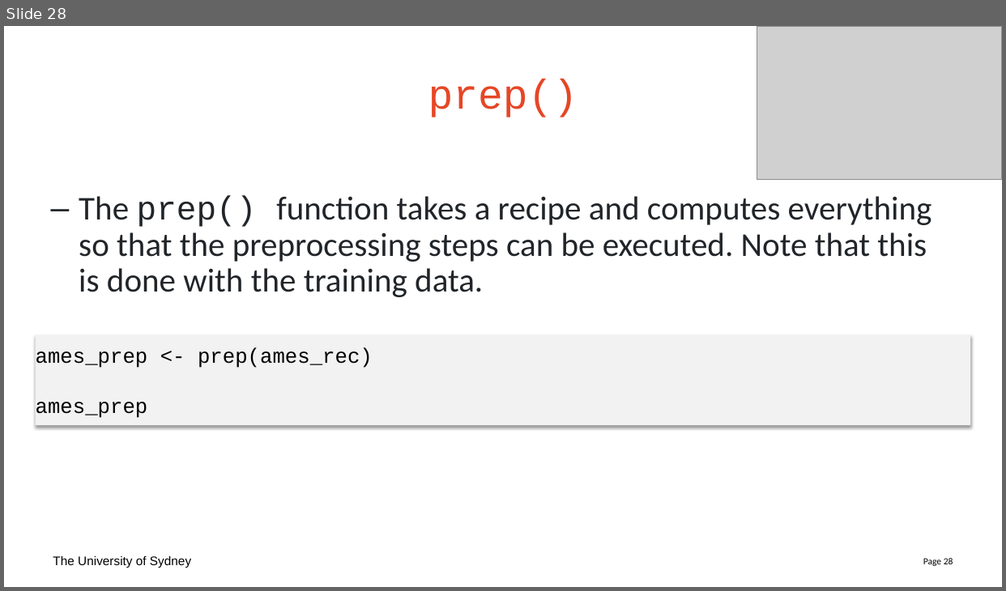
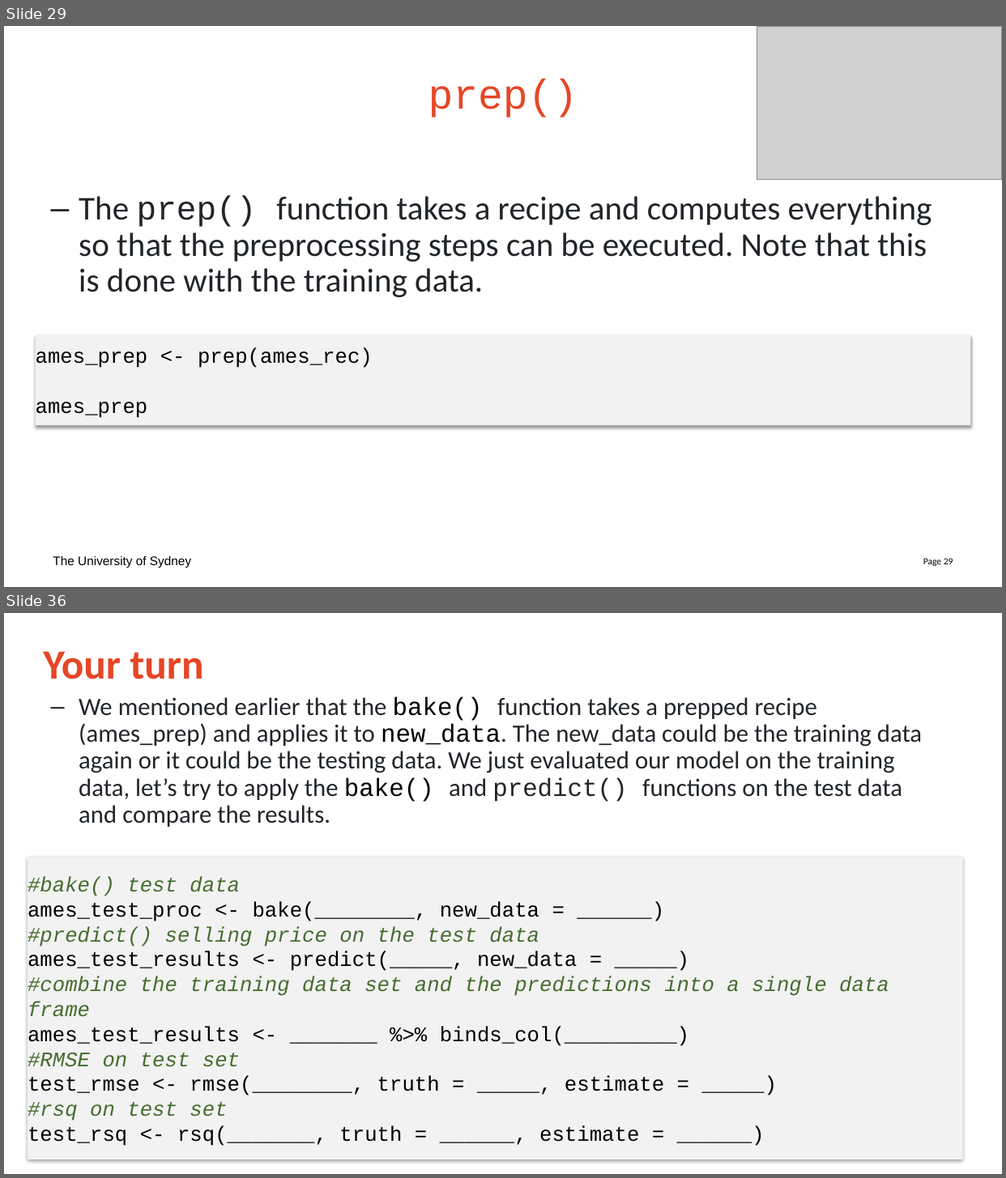
Before and after one commit to Sydney-Informatics-Hub/lessons_mlr_tidymodels, a slide deck: slides/slides.pptx. Shown one above the other, each under a label of ours: slide 28 before the commit, slides 29 and 36 after it; the slides between them are not shown. The pictures are 1006x591 and 1006x1178 pixels, drawn with LibreOffice and Linux fonts; fonts in the diff are those of the drawing; grey boxes stand for pictures. Boxes give left, top, right and bottom in pixels: in the first picture for what was removed or moved away, otherwise in the second. Text is boxed around its words. In the diff, an @@ line names an element or a change of style, - is before the commit and + after.

```diff
--- a/slides/slides.pptx
+++ b/slides/slides.pptx
@@ slide 36 added at bbox=[4, 613, 1002, 1174], background #FFFFFF; not listed: 1 template element that a slide beside it also shows @@
@@ title added at bbox=[43, 651, 204, 679], 40 pt, text #E64626, bold @@
+Your turn
@@ text added at bbox=[79, 697, 922, 827], 24 pt, text #212529 @@
+– We mentioned earlier that the bake() function takes a prepped recipe (ames_prep) and applies it to new_data. The new_data could be the training data again or it could be the testing data. We just evaluated our model on the training data, let’s try to apply the bake() and predict() functions on the test data and compare the results.
@@ rectangle added at bbox=[27, 857, 963, 1160], fill #F2F2F2, 20 pt, text #000000 @@
+#bake() test data
+ames_test_proc <- bake(________, new_data = ______)
+#predict() selling price on the test data
+ames_test_results <- predict(_____, new_data = _____)
+#combine the training data set and the predictions into a single data frame
+ames_test_results <- _______ %>% binds_col(_________)
+#RMSE on test set
+test_rmse <- rmse(________, truth = _____, estimate = _____)
+#rsq on test set
+test_rsq <- rsq(_______, truth = ______, estimate = ______)
@@ what was slide 28 is now slide 29 @@
@@ page number at bbox=[923, 558, 953, 566]: text changed @@
-Page 28
+Page 29
```
Also in this commit, not shown: 3 slides changed, 15 other slides added, 8 other files.
